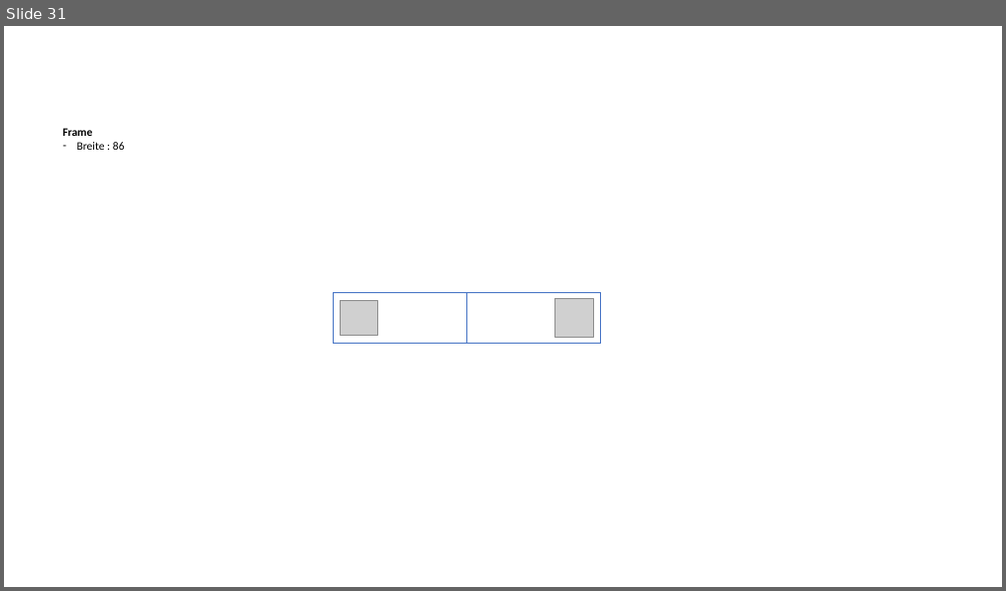
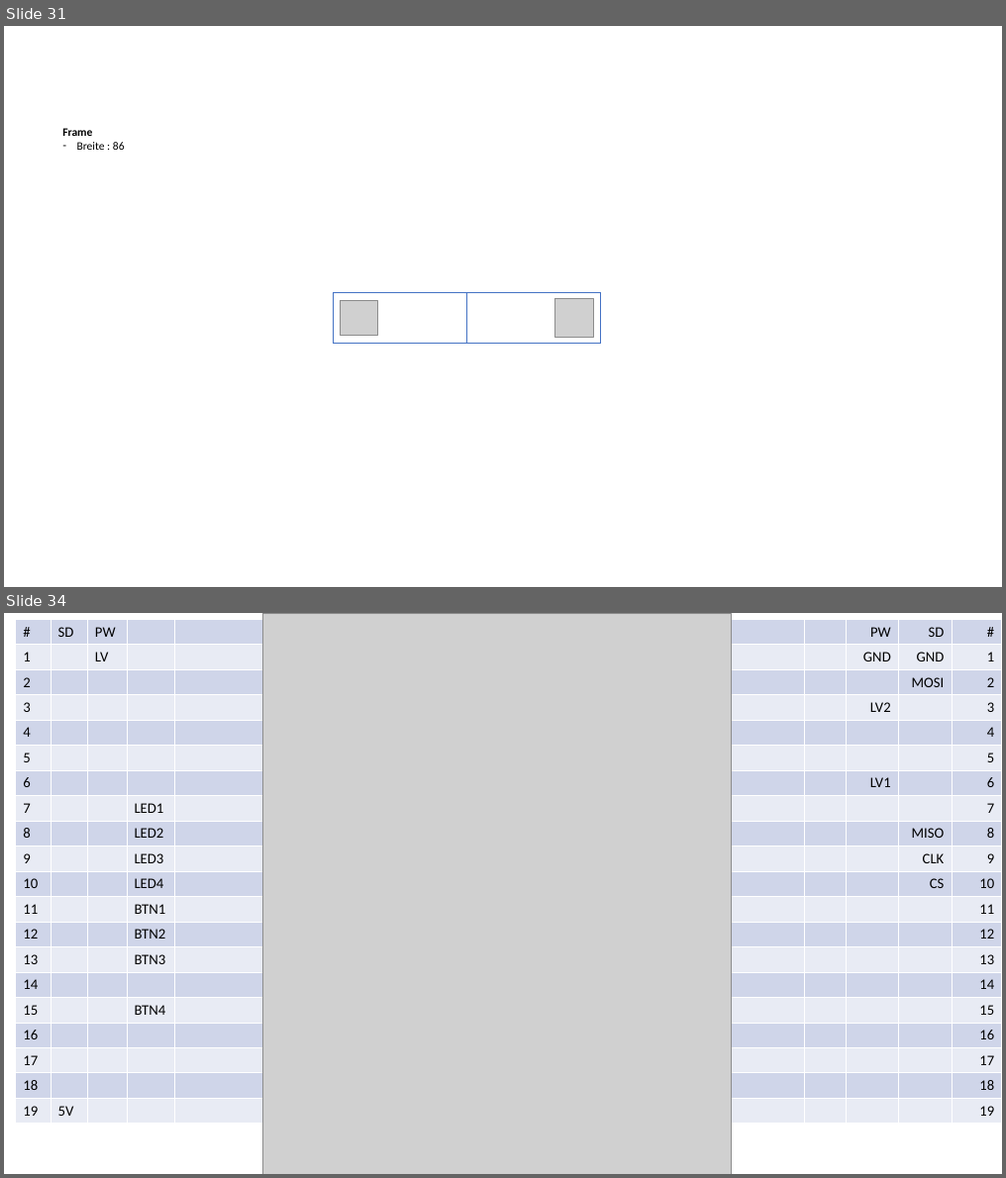
Before and after one commit to jeskes/activityboard, a slide deck: Activityboard.pptx. Shown one above the other, each under a label of ours: slide 31 before the commit, slides 31 and 34 after it; the slides between them are not shown. The pictures are 1006x591 and 1006x1178 pixels, drawn with LibreOffice and Linux fonts; fonts in the diff are those of the drawing; grey boxes stand for pictures. Boxes give left, top, right and bottom in pixels: in the first picture for what was removed or moved away, otherwise in the second. Text is boxed around its words. In the diff, an @@ line names an element or a change of style, - is before the commit and + after.

```diff
--- a/Activityboard.pptx
+++ b/Activityboard.pptx
@@ slide 34 added at box(4, 613, 1002, 1174), background #FFFFFF @@
@@ table added at box(16, 619, 1002, 1123), 20 rows, 9 columns @@
+# | SD | PW |  |  |  | PW | SD | #
+1 |  | LV |  |  |  | GND | GND | 1
+2 |  |  |  |  |  |  | MOSI | 2
+3 |  |  |  |  |  | LV2 |  | 3
+4 |  |  |  |  |  |  |  | 4
+5 |  |  |  |  |  |  |  | 5
+6 |  |  |  |  |  | LV1 |  | 6
+7 |  |  | LED1 |  |  |  |  | 7
+8 |  |  | LED2 |  |  |  | MISO | 8
+9 |  |  | LED3 |  |  |  | CLK | 9
+10 |  |  | LED4 |  |  |  | CS | 10
+11 |  |  | BTN1 |  |  |  |  | 11
+12 |  |  | BTN2 |  |  |  |  | 12
+13 |  |  | BTN3 |  |  |  |  | 13
+14 |  |  |  |  |  |  |  | 14
+15 |  |  | BTN4 |  |  |  |  | 15
+16 |  |  |  |  |  |  |  | 16
+17 |  |  |  |  |  |  |  | 17
+18 |  |  |  |  |  |  |  | 18
+19 | 5V |  |  |  |  |  |  | 19
@@ picture added at box(262, 613, 731, 1174) @@
```
Also in this commit, not shown: 2 slides changed, 8 other slides added, 1 slide removed, 45 other files.
